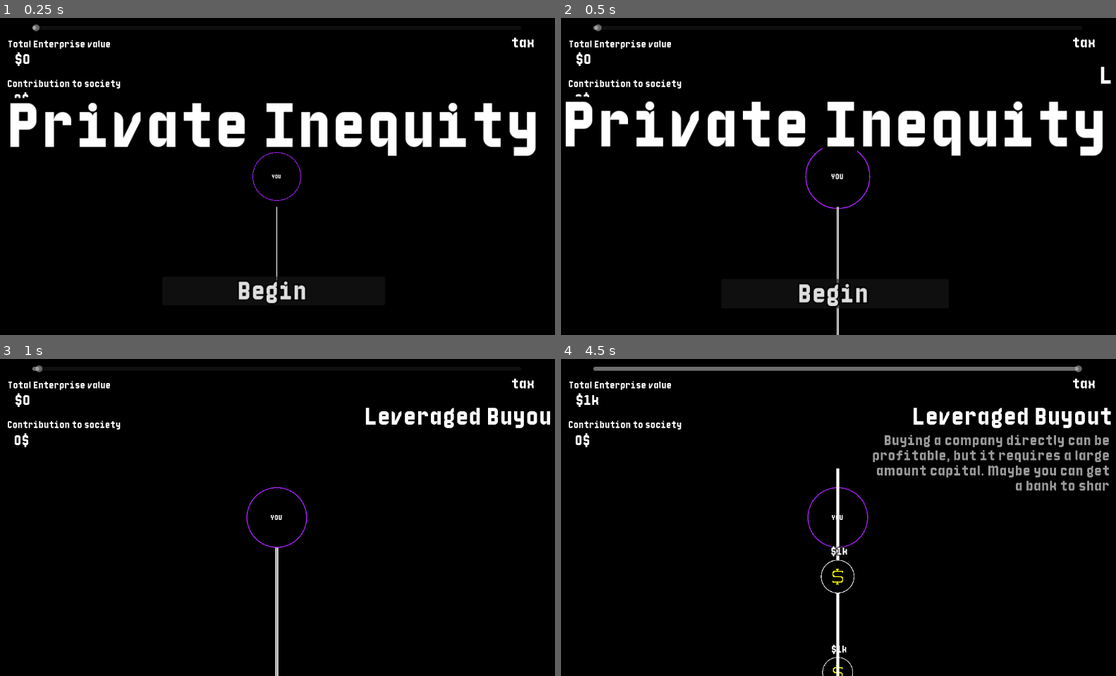
Above: before the commit, frames 1-4 (two rows, left to right).
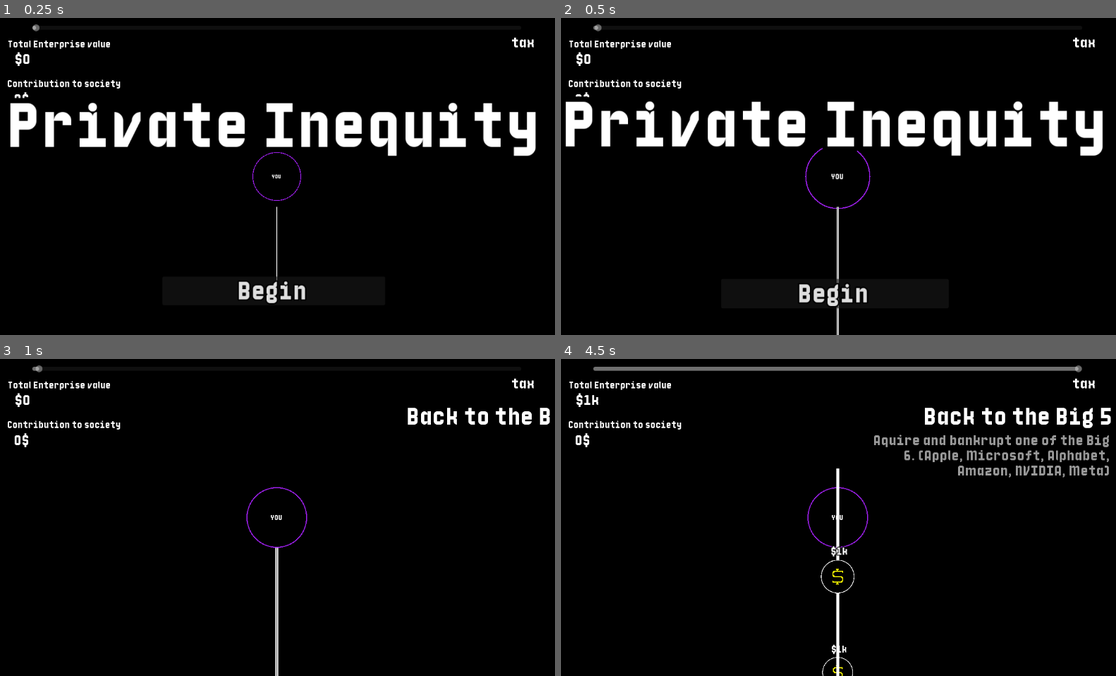
Above: after the commit, the same moments.

Repository: pirey0/LD58
Game: Godot game, scene res://main.tscn
Same seed, same stepped clock (60 frames per second), same inputs: the game is played once before the commit and once after it.
Inputs (mouse positions are in pixels of both pictures, inside the frame that each line leads up to):
- Up to frame 1 (0.25 s): no input
- Up to frame 2 (0.5 s): no input
- Up to frame 3 (1 s): click "Begin" at 0.5 s
- Up to frame 4 (4.5 s): click "Begin" at 1.25 s; click "Begin" at 2 s; tap Enter at 2.75 s; move the mouse to (960, 501) at 2.77 s; tap 1 at 2.85 s; click (960, 501) at 2.92 s; drag from (727, 533) to (810, 580) at 3.52 s; move the mouse to (894, 447) at 4.27 s; tap 3 at 4.35 s; click (894, 447) at 4.42 s

Frame 1 is identical in both runs. In frame 2, less than 0.1% of the frame differs, in the area x 97-100%, y 15-21%; in frame 3, 1.1%; in frame 4, 3.6%, in the area x 56-100%, y 15-42%.

Commit message:
prog, reduced goods to 2

Diff:
--- a/balancing.gd
+++ b/balancing.gd
@@ -1,10 +1,10 @@
 extends Node
 
-const GOOD_VALUE_MID := 100
+const GOOD_VALUE_HIGH := 100
 const GOOD_VALUE_LOW := 50
-const GOOD_VALUE_HIGH := 150
 
 const TIER_2_MULT := 10
+const TIER_3_MULT := 100
 
 const ZOOM_FACTOR := 0.05
 
--- a/companies/public_company.gd
+++ b/companies/public_company.gd
@@ -30,7 +30,7 @@
 
 func aquired_by_user():
 	G.progression.aquired_public_company = true
-
+	G.progression.max_buyout = max(money, G.progression.max_buyout)
 	player_owned = true
 	circle_color = Color.FLORAL_WHITE
 
@@ -40,7 +40,7 @@
 
 	var total = money
 	money = total*split
-	goods = (total*(1.0-split))/Balancing.GOOD_VALUE_MID
+	goods = (total*(1.0-split))/Balancing.GOOD_VALUE_HIGH
 
 	update_state()
 	#TODO effect
--- a/content/company.gd
+++ b/content/company.gd
@@ -83,19 +83,16 @@
 func get_actions() -> Array:
 	var out := []
 	if G.progression.can_create_subsidiary:
-		out.append(ContextAction.new(create_subsidiary, preload("res://art/company_icon.png"), preload("res://art/plus.png"), Color.LIME_GREEN, "+ Subsidiary"))
+		out.append(ContextAction.new(create_subsidiary, preload("res://art/company_icon.png"), null, Color.LIME_GREEN, "Found Subsidiary"))
 	if G.progression.can_trade_goods:
-		out.append(ContextAction.new(create_buy_line1, preload("res://art/goods_icon.png"), preload("res://art/down.png"), Color.RED, "Sell Goods for $%s"%Balancing.GOOD_VALUE_LOW, Color.LIME_GREEN))
-		out.append(ContextAction.new(create_buy_line2, preload("res://art/goods_icon.png"), null, Color.RED, "Sell Goods for $%s"%Balancing.GOOD_VALUE_MID, Color.LIME_GREEN))
-		out.append(ContextAction.new(create_buy_line3, preload("res://art/goods_icon.png"), preload("res://art/up.png"), Color.GREEN, "Sell Goods for $%s"%Balancing.GOOD_VALUE_HIGH, Color.LIME_GREEN))
+		out.append(ContextAction.new(create_buy_line1, preload("res://art/goods_icon.png"), preload("res://art/down.png"), Color.RED, "Sell Goods for $%s (LOW)"%Balancing.GOOD_VALUE_LOW, Color.LIME_GREEN))
+		out.append(ContextAction.new(create_buy_line2, preload("res://art/goods_icon.png"), preload("res://art/up.png"), Color.GREEN, "Sell Goods for $%s (HIGH)"%Balancing.GOOD_VALUE_HIGH, Color.LIME_GREEN))
 
 	if G.progression.trading_goods_tier_2:
 		out.append(ContextAction.new(create_buy_line1_tier2, preload("res://art/goods_icon.png"), preload("res://art/down.png"),\
-		 Color.RED, "Sell %s Goods for $%s"%[Balancing.TIER_2_MULT, Balancing.GOOD_VALUE_LOW * Balancing.TIER_2_MULT], Color.ORANGE))
-		out.append(ContextAction.new(create_buy_line2_tier2, preload("res://art/goods_icon.png")\
-		, null, Color.RED, "Sell %s Goods for $%s"%[Balancing.TIER_2_MULT,Balancing.GOOD_VALUE_MID*Balancing.TIER_2_MULT], Color.ORANGE))
-		out.append(ContextAction.new(create_buy_line3_tier2, preload("res://art/goods_icon.png"), preload("res://art/up.png")\
-		, Color.GREEN, "Sell %s Goods for $%s"%[Balancing.TIER_2_MULT,Balancing.GOOD_VALUE_HIGH*Balancing.TIER_2_MULT], Color.ORANGE))
+		 Color.RED, "Sell %s Goods for $%s (LOW)"%[Balancing.TIER_2_MULT, Balancing.GOOD_VALUE_LOW * Balancing.TIER_2_MULT], Color.ORANGE))
+		out.append(ContextAction.new(create_buy_line2_tier2, preload("res://art/goods_icon.png"), preload("res://art/up.png")\
+		, Color.GREEN, "Sell %s Goods for $%s (HIGH)"%[Balancing.TIER_2_MULT,Balancing.GOOD_VALUE_HIGH*Balancing.TIER_2_MULT], Color.ORANGE))
 
 
 	return out
@@ -119,12 +116,6 @@
 func on_trade_established():
 	G.progression.sold_goods = true
 
-func create_buy_line3():
-	var connection :ConnectionGoodsTransfer = G.world.spawn_goods_connection(self, G.world.get_mouse_angle_to(position), null, 0.0)
-	connection.modifier = preload("res://art/up.png")
-	connection.modifier_color = Color.ORANGE_RED
-	connection.good_value = Balancing.GOOD_VALUE_HIGH
-	G.input.set_selected(connection)
 
 func create_buy_line1_tier2():
 	var connection :ConnectionGoodsTransfer = G.world.spawn_goods_connection(self, G.world.get_mouse_angle_to(position), null, 0.0)
@@ -139,18 +130,11 @@
 func create_buy_line2_tier2():
 	var connection :ConnectionGoodsTransfer = G.world.spawn_goods_connection(self, G.world.get_mouse_angle_to(position), null, 0.0)
 	connection.good_per_trade = Balancing.TIER_2_MULT
-	connection.good_value = Balancing.GOOD_VALUE_MID * Balancing.TIER_2_MULT
+	connection.good_value = Balancing.GOOD_VALUE_HIGH * Balancing.TIER_2_MULT
 	connection.no_producer_target = false
 	connection.connection_established.connect(on_trade_established)
 	G.input.set_selected(connection)
 
-func create_buy_line3_tier2():
-	var connection :ConnectionGoodsTransfer = G.world.spawn_goods_connection(self, G.world.get_mouse_angle_to(position), null, 0.0)
-	connection.modifier = preload("res://art/up.png")
-	connection.modifier_color = Color.ORANGE_RED
-	connection.good_per_trade = Balancing.TIER_2_MULT
-	connection.good_value = Balancing.GOOD_VALUE_HIGH * Balancing.TIER_2_MULT
-	G.input.set_selected(connection)
 
 func create_subsidiary():
 	if money < 1000:
--- a/content/producer_company.gd
+++ b/content/producer_company.gd
@@ -14,24 +14,23 @@
 
 func get_actions() -> Array:
 	var out = []
-	out.append(ContextAction.new(create_buy_line, preload("res://art/goods_icon.png"), null, Color.ORANGE_RED, "Buy Goods from retailer for $%s" % Balancing.GOOD_VALUE_MID, Color.GREEN),)
+	out.append(ContextAction.new(create_buy_line, preload("res://art/goods_icon.png"), null, Color.ORANGE_RED, "Buy Goods from retailer for $%s (HIGH)" % Balancing.GOOD_VALUE_HIGH, Color.GREEN),)
 
 	if G.progression.trading_goods_tier_2:
 			out.append(ContextAction.new(create_buy_line_step2, preload("res://art/goods_icon.png")\
-			, null, Color.ORANGE_RED, "Buy %s Goods from retailer for $%s" % [Balancing.TIER_2_MULT, Balancing.GOOD_VALUE_MID*Balancing.TIER_2_MULT], Color.ORANGE))
-
+			, null, Color.ORANGE_RED, "Buy %s Goods from retailer for $%s (HIGH)" % [Balancing.TIER_2_MULT, Balancing.GOOD_VALUE_HIGH*Balancing.TIER_2_MULT], Color.ORANGE))
 	return out
 
 func create_buy_line():
 	var connection :ConnectionGoodsTransfer = G.world.spawn_goods_connection(self, G.world.get_mouse_angle_to(position), null, 0.0)
-	connection.good_value = Balancing.GOOD_VALUE_MID
+	connection.good_value = Balancing.GOOD_VALUE_HIGH
 	connection.connection_established.connect(on_line_created)
 	G.input.set_selected(connection)
 	pass
 
 func create_buy_line_step2():
 	var connection :ConnectionGoodsTransfer = G.world.spawn_goods_connection(self, G.world.get_mouse_angle_to(position), null, 0.0)
-	connection.good_value = Balancing.GOOD_VALUE_MID * Balancing.TIER_2_MULT
+	connection.good_value = Balancing.GOOD_VALUE_HIGH * Balancing.TIER_2_MULT
 	connection.good_per_trade = Balancing.TIER_2_MULT
 	connection.connection_established.connect(on_line_created)
 	G.input.set_selected(connection)
--- a/main.gd
+++ b/main.gd
@@ -1,4 +1,9 @@
 extends Node
 
 func _ready() -> void:
-	G.progression.skip_to("progression_step_14")
+	var debug := true
+
+	if debug and OS.has_feature("editor"):
+		G.progression.skip_to("progression_step_20")
+	else:
+		G.progression.start()
--- a/meta.gd
+++ b/meta.gd
@@ -53,7 +53,7 @@
 
 	for x in get_tree().get_nodes_in_group("object"):
 		if x is Company and x.player_owned:
-			total += x.money + x.goods * Balancing.GOOD_VALUE_MID - x.debt - max(0.0, x.tax)
+			total += x.money + x.goods * Balancing.GOOD_VALUE_HIGH - x.debt - max(0.0, x.tax)
 	tev.text = Util.format_money(total)
 	G.progression.net_worth = total
 	pass
--- a/progression.gd
+++ b/progression.gd
@@ -22,6 +22,7 @@
 var received_leveraged_buyout := false
 
 var net_worth := 0
+var max_buyout:=0
 
 var steps := []
 var current_idx := -1
--- a/progression/progression_step_15.gd
+++ b/progression/progression_step_15.gd
@@ -8,11 +8,11 @@
 	return "It's time to start looking at the big players. \n Reach %s total value." % Util.format_money(Balancing.GOAL_NET_WORTH_3)
 
 func begin_step():
-	#TODO spawn in all companies
+	G.progression.spawn_companies(-1)
 	super()
 
 func skip_step():
-	#TODO spawn in all companies
+	G.progression.spawn_companies(-1)
 	super()
 
 func _physics_process(delta: float) -> void:
--- a/progression/progression_step_16.gd
+++ b/progression/progression_step_16.gd
@@ -14,6 +14,5 @@
 	super()
 
 func _physics_process(delta: float) -> void:
-	#TODO
-	pass
-		#finish()
+	if G.progression.max_buyout >= Balancing.GOAL_PURCHASE_1:
+		finish()
--- a/progression/progression_step_18.gd
+++ b/progression/progression_step_18.gd
@@ -14,5 +14,5 @@
 	super()
 
 func _physics_process(delta: float) -> void:
-	pass
-	#TODO
+	if G.progression.max_buyout >= Balancing.GOAL_FORTUNE_500:
+		finish()
Binary file changed: art/goods_icon.png
